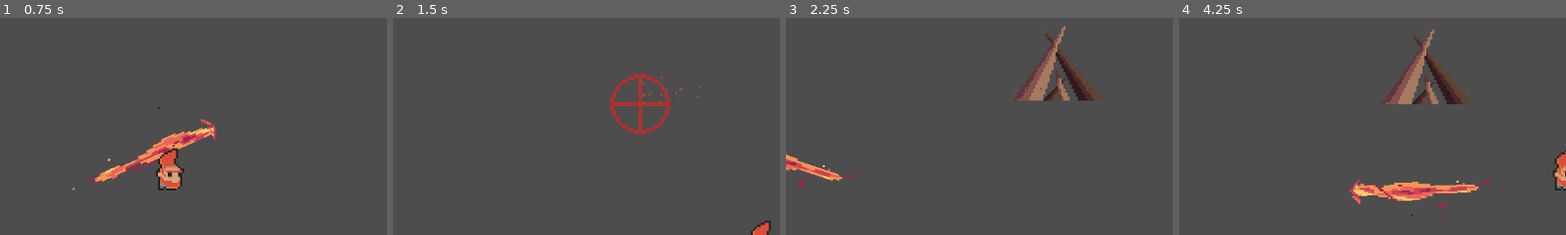
Above: before the commit, frames 1-4 (left to right).
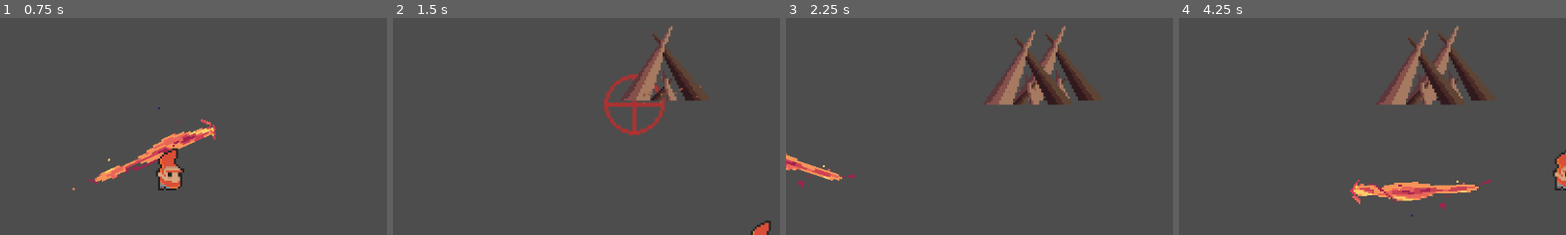
Above: after the commit, the same moments.

Repository: konkord895/skillshot-civilization
Game: Godot game, scene res://test.tscn
The game is run twice, just before and just after one commit, with the same random seed, the same clock (stepped at 60 frames per second) and the same inputs.
Inputs (mouse positions are % of the whole screen's width and height, from its top left):
- Up to frame 1 (0.75 s): tap Enter at 0.5 s; move the mouse to (72, 45) at 0.52 s; press the mouse at (72, 45) at 0.53 s; hold D (right) from 0.53 s (still down)
- Up to frame 2 (1.5 s): right-click (72, 45) at 0.8 s; move the mouse to (30, 55) at 1.27 s; release D (right) at 1.28 s; release the mouse at (30, 55) at 1.28 s; hold S (down) from 1.28 s (still down); right-click (30, 55) at 1.35 s
- Up to frame 3 (2.25 s): click (30, 55) at 1.55 s; move the mouse to (60, 28) at 2.02 s; release S (down) at 2.03 s; press the mouse at (60, 28) at 2.03 s; hold D (right) from 2.03 s (still down)
- Up to frame 4 (4.25 s): right-click (60, 28) at 2.3 s; move the mouse to (45, 70) at 2.77 s; release D (right) at 2.78 s; release the mouse at (45, 70) at 2.78 s; hold W (up) 2.78-3.53 s; right-click (45, 70) at 2.85 s; click (45, 70) at 3.05 s; move the mouse to (80, 65) at 3.52 s; press the mouse at (80, 65) at 3.53 s; hold A (left) from 3.53 s (still down); right-click (80, 65) at 3.8 s
The pictures show only the part of the screen within x 37-87%, y 26-76%; the shares and areas given below are measured in that part.

Frame 1 is identical in both runs. In frame 2, 3.9% of the frame differs, in the area x 54-82%, y 3-55%; in frame 3, 2.3%; in frame 4, 4.3%, in the area x 51-82%, y 3-41%.

Commit message:
a small rework to the ability system
The execute function now takes an argument to see if the button was just pressed or released.

Diff:
--- a/Abilities/ability.gd
+++ b/Abilities/ability.gd
@@ -3,9 +3,15 @@
 
 @onready var cooldown: Timer = $Cooldown
 
-func execute(target: Vector2) -> void:
+enum State{
+	PRESSED,
+	HELD,
+	RELEASED,
+}
+
+func execute(target: Vector2, state: State) -> void:
 	if cooldown.time_left == 0:
-		_execute(target)
+		_execute(target, state)
 
-func _execute(target: Vector2) -> void:
+func _execute(target: Vector2, state: State) -> void:
 	pass
--- a/Abilities/small_firekiller/small_firekiller.gd
+++ b/Abilities/small_firekiller/small_firekiller.gd
@@ -1,7 +1,7 @@
 extends Ability
 const FIREKILLER = preload("res://Abilities/small_firekiller/small_firekiller_projectile.tscn")
 
-func _execute(target: Vector2):
+func _execute(target: Vector2, state: State):
 	var fire_inst = FIREKILLER.instantiate()
 	fire_inst.direction = global_position.direction_to(target)
 	fire_inst.global_position = global_position
--- a/Abilities/spikes/spike.gd
+++ b/Abilities/spikes/spike.gd
@@ -2,12 +2,18 @@
 
 @onready var warning_particles: GPUParticles2D = $WarningParticles
 @onready var sprite_2d: Sprite2D = $Sprite2D
+@onready var delete_timer: Timer = $DeleteTimer
+@onready var activation_timer: Timer = $ActivationTimer
+
 
 func _ready() -> void:
 	warning_particles.emitting = true
-	await warning_particles.finished
+	activation_timer.start()
+	await activation_timer.timeout
+	warning_particles.emitting = false
 	sprite_2d.visible = true
 	monitoring = true
+	delete_timer.start()
 
 
 
--- a/Abilities/spikes/spike.tscn
+++ b/Abilities/spikes/spike.tscn
@@ -8,7 +8,7 @@
 radius = 15.0
 
 [sub_resource type="Curve" id="Curve_41hfx"]
-_data = [Vector2(0.176471, 1), 0.0, 0.0, 0, 0, Vector2(0.551471, 0.977528), 0.0, 0.0, 0, 0, Vector2(1, 0), 0.0, 0.0, 0, 0]
+_data = [Vector2(0.176471, 1), 0.0, 0.0, 0, 0, Vector2(0.5, 1), 0.0, 0.0, 0, 0, Vector2(0.808824, 0.0224719), 0.0, 0.0, 0, 0]
 point_count = 3
 
 [sub_resource type="CurveTexture" id="CurveTexture_k5fjk"]
@@ -36,7 +36,6 @@
 texture = ExtResource("2_4mqbd")
 
 [node name="CollisionShape2D" type="CollisionShape2D" parent="."]
-visible = false
 position = Vector2(0, -10)
 shape = SubResource("CircleShape2D_dl5ej")
 
@@ -45,11 +44,12 @@
 amount = 16
 texture = ExtResource("3_t38qj")
 lifetime = 0.5
-one_shot = true
 process_material = SubResource("ParticleProcessMaterial_mhwr8")
 
 [node name="DeleteTimer" type="Timer" parent="."]
 wait_time = 3.0
-autostart = true
+
+[node name="ActivationTimer" type="Timer" parent="."]
+wait_time = 0.5
 
 [connection signal="timeout" from="DeleteTimer" to="." method="_delete"]
--- a/Abilities/spikes/spikes.gd
+++ b/Abilities/spikes/spikes.gd
@@ -15,7 +15,7 @@
 	spawn_interval_timer.wait_time = ability_duration_timer.wait_time / amount
 
 
-func _execute(target: Vector2) -> void:
+func _execute(target: Vector2, state: State) -> void:
 	if ability_duration_timer.time_left == 0: # Create a cursor
 		cursor = SPIKE_CURSOR.instantiate()
 		cursor.global_position = target
--- a/entity.gd
+++ b/entity.gd
@@ -3,6 +3,7 @@
 
 @export var MOVE_SPEED := 5.0
 var velocity := Vector2.ZERO
+
 
 func _ready() -> void:
 	pass
--- a/player.gd
+++ b/player.gd
@@ -1,17 +1,23 @@
 extends Entity
 
-var ability1 = load_ability("small_firekiller")
-var ability2 = load_ability("spikes")
+@onready var ability1 = load_ability("small_firekiller")
+@onready var ability2 = load_ability("spikes")
 
+@onready var abilities = {
+	1: ability1,
+	2: ability2,
+}
 
 func _ready() -> void:
-	print(ability2.name)
-
+	pass
 
 func _physics_process(delta: float) -> void:
 	var direction := Input.get_vector("left", "right", "up", "down")
 	move(direction)
-	if Input.is_action_pressed("ability1"):
-		ability1.execute(get_global_mouse_position())
-	if Input.is_action_pressed("ability2"):
-		ability2.execute(get_global_mouse_position())
+	for i in range(1, len(abilities) + 1):
+		if Input.is_action_just_pressed("ability" + str(i)):
+			abilities[i].execute(get_global_mouse_position(), Ability.State.PRESSED)
+		elif Input.is_action_pressed("ability" + str(i)):
+			abilities[i].execute(get_global_mouse_position(), Ability.State.HELD)
+		elif Input.is_action_just_released("ability" + str(i)):
+			abilities[i].execute(get_global_mouse_position(), Ability.State.RELEASED)
--- a/project.godot
+++ b/project.godot
@@ -22,6 +22,7 @@
 [debug]
 
 gdscript/warnings/unused_parameter=0
+gdscript/warnings/narrowing_conversion=0
 
 [input]
 
Not shown, added: player.tscn190244872.tmp
